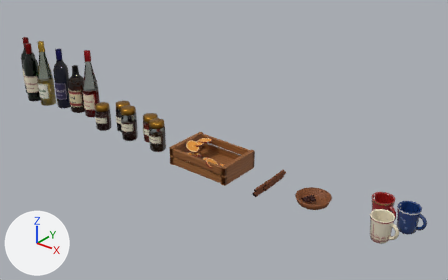
What one commit did to the glTF model site/public/models/prop_gluehwein_shelf.glb.
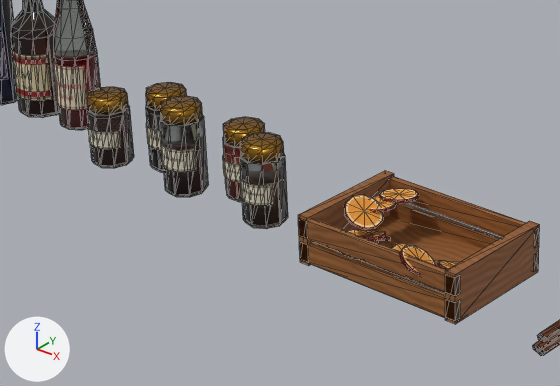
The first picture shows the older version from a 50 mm camera at (1.7, -1.8, 1.25) aimed at (0.18, 0.1, 0.08). The close-ups show the older and then the newer version on the part from 14% to 58% of the width and 26% to 74% of the height of that picture. Only the edits that show in the close-ups are written down. The axes (+X, +Y, +Z) are drawn at lower left. The lights are the same throughout. The close-ups show mesh edges as thin lines. Where no turn or scale is listed for an object, it has been applied to the vertices. Vertices at exactly the same position are counted once.

Objects in the first close-up: 'act_bottle_15_mesh', 'act_bottle_16_mesh', 'act_bottle_17_mesh', 'prop_gluehwein_shelf_static'.
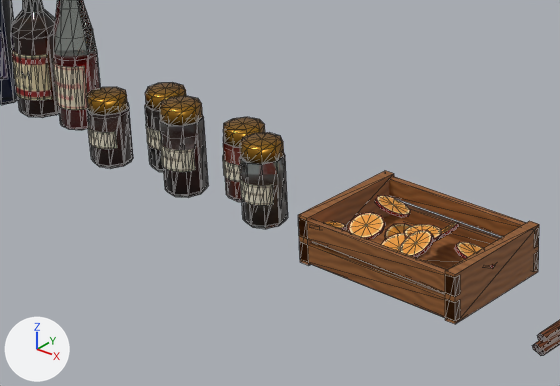
Where the newer file only moved an object's origin or applied its transform, the numbers keep the older frame.

Diff of the bpy script that builds the scene:
```diff
--- a/site/public/models/prop_gluehwein_shelf.glb.py
+++ b/site/public/models/prop_gluehwein_shelf.glb.py
@@ me_prop_gluehwein_shelf_static @@
 me_prop_gluehwein_shelf_static.from_pydata(...)  # 1469 vertices, 2338 faces; spans x -1.0..1.0, y -0.18..0.18, z -0.12..0.12
 # used by ob_prop_gluehwein_shelf_static; parent = ob_prop_gluehwein_shelf; location = (0.143, 0.000115, 0.0775); scale = (0.627, 0.627, 0.627)
+# me_prop_gluehwein_shelf_static part 1: the loose piece of 22 vertices spanning x 0.11..0.19, y -0.15..-0.07, z -0.05..-0.01 is multiplied about its middle by the matrix ((-1.03, 0.265, 0.41), (-0.1, -1.052, 0.428), (0.477, 0.351, 0.974)), then moved by (-0.25, 0.0, 0.0)
+# me_prop_gluehwein_shelf_static part 2: the loose piece of 22 vertices spanning x 0.22..0.32, y -0.12..-0.03, z -0.06..-0.02 is scaled about its middle by (-0.83, -0.845, 0.964), then moved by (-0.1, -0.02, 0.04)
+# me_prop_gluehwein_shelf_static part 3: the loose piece of 22 vertices spanning x 0.15..0.24, y -0.17..-0.08, z -0.05..0.01 is multiplied about its middle by the matrix ((-0.502, -0.675, 0.439), (0.669, -0.638, -0.215), (0.448, 0.196, 0.814)), then moved by (-0.07, 0.11, 0.01)
+# me_prop_gluehwein_shelf_static part 4: the loose piece of 22 vertices spanning x -0.08..0.01, y 0.03..0.12, z -0.01..0.01 is multiplied about its middle by the matrix ((0.608, -0.521, -0.401), (0.535, 0.71, -0.112), (0.383, -0.163, 0.793)), then moved by (0.15, -0.01, -0.05)
+# me_prop_gluehwein_shelf_static part 5: the loose piece of 22 vertices spanning x -0.08..0.03, y -0.14..-0.04, z -0.09..-0.05 is multiplied about its middle by the matrix ((0.724, 0.678, -0.101), (-0.685, 0.722, -0.055), (0.036, 0.109, 0.99)), then moved by (0.14, 0.0, 0.04)
+# me_prop_gluehwein_shelf_static part 6: the loose piece of 22 vertices spanning x -0.09..0.0, y -0.09..0.01, z -0.03..0.03 is multiplied about its middle by the matrix ((0.173, -1.045, 0.046), (1.026, 0.16, -0.214), (0.204, 0.08, 1.037)), then moved by (0.33, 0.02, -0.02)
+# me_prop_gluehwein_shelf_static part 7: 178 vertices moved from x -1.0..0.0, y -0.12..0.09, z -0.12..0.1 to x -1.0..0.04, y -0.12..0.09, z -0.12..0.1; 113 vertices removed from x -0.99..0.04, y -0.11..0.08, z -0.12..0.09; 113 vertices added at x -1.0..0.08, y -0.12..0.08, z -0.12..0.09
+# me_prop_gluehwein_shelf_static part 8: 97 kept faces spanning x -0.15..0.57, y -0.16..0.16, z -0.12..0.0 get new texture (UV) coordinates
+# me_prop_gluehwein_shelf_static part 9: 192 kept faces spanning x -0.15..0.59, y -0.18..0.16, z -0.12..0.0 get new vertex colours
 me_prop_gluehwein_shelf_static.materials.append(mat_vendor_glass)
@@ ob_prop_gluehwein_shelf_static @@
 ob_prop_gluehwein_shelf_static.parent = ob_prop_gluehwein_shelf
-ob_prop_gluehwein_shelf_static.location = (0.143, 0.000115, 0.0775)
-ob_prop_gluehwein_shelf_static.scale = (0.627, 0.627, 0.627)
+ob_prop_gluehwein_shelf_static.location = (0.142, 0.000115, 0.0775)
+ob_prop_gluehwein_shelf_static.scale = (0.628, 0.628, 0.628)
```

Location of each change, [x1, y1, x2, y2] in pixels of the close-ups (560 x 386 px; the box of a moved part takes in the faces that stretch with it):
'prop_gluehwein_shelf_static', reshaped, moved, rescaled: before [87, 82, 560, 356]; after [86, 82, 560, 356]
part 1 of me_prop_gluehwein_shelf_static, moved or reshaped: before [392, 244, 409, 252]; after [309, 221, 346, 230]
part 2 of me_prop_gluehwein_shelf_static, moved or reshaped: before [438, 261, 456, 269]; after [400, 230, 434, 257]
part 3 of me_prop_gluehwein_shelf_static, moved or reshaped: before [399, 245, 435, 276]; after [404, 224, 442, 242]
part 4 of me_prop_gluehwein_shelf_static, moved or reshaped: before [379, 189, 419, 203]; after [438, 223, 460, 240]
part 5 of me_prop_gluehwein_shelf_static, moved or reshaped: before [338, 229, 379, 262]; after [381, 233, 417, 258]
part 6 of me_prop_gluehwein_shelf_static, moved or reshaped: before [344, 195, 383, 230]; after [455, 242, 494, 268]
part 7 of me_prop_gluehwein_shelf_static, moved or reshaped: before [87, 82, 397, 241]; after [86, 82, 410, 240]
part 8 of me_prop_gluehwein_shelf_static, surface changed: [302, 182, 515, 319] in both
part 9 of me_prop_gluehwein_shelf_static, recoloured: [302, 182, 515, 319] in both
